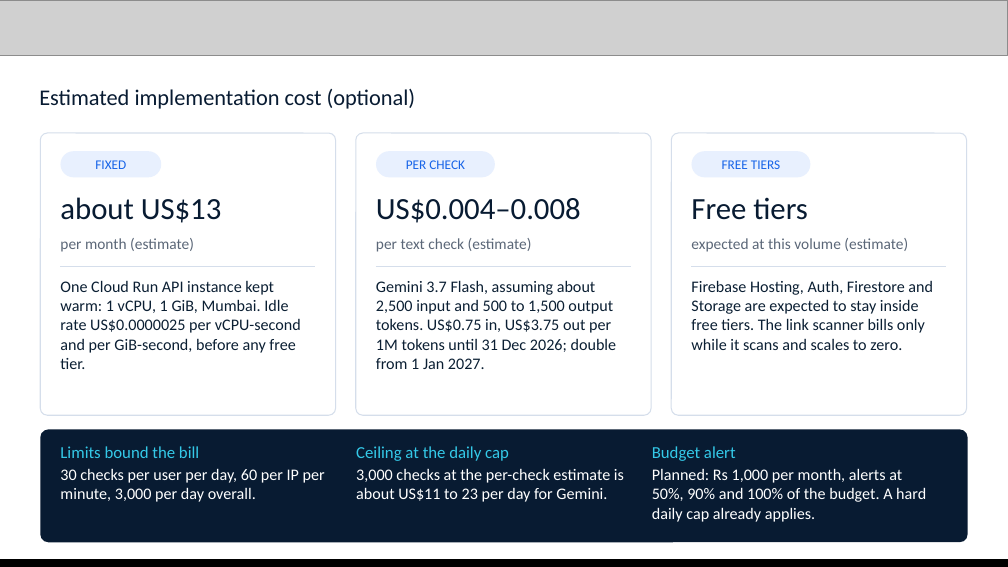
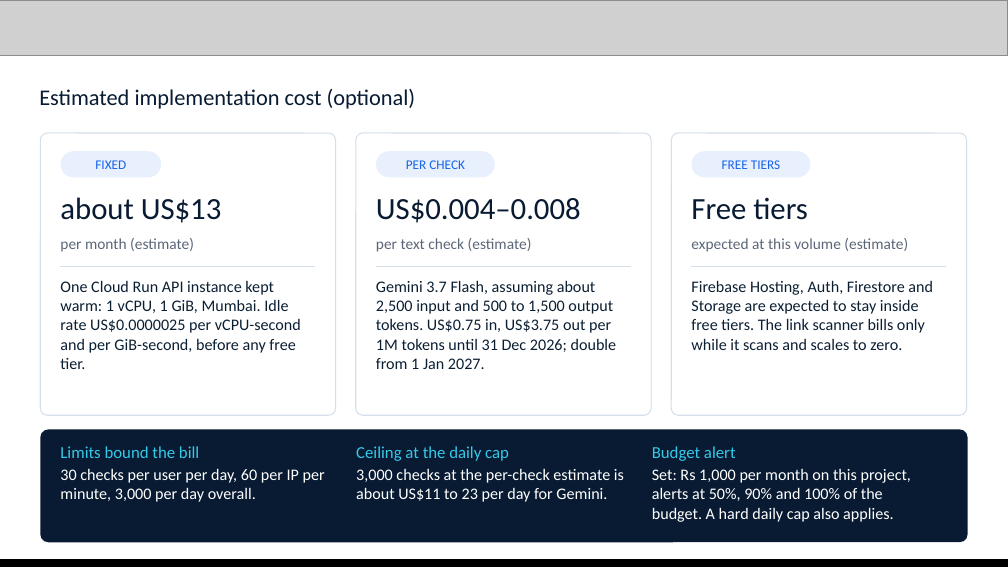
Before and after one commit to Namans12/scam-shield, a slide deck: slide 10 of docs/submission/Scam-Shield-deck.pptx. Drawn at 1008x567 pixels with LibreOffice and Linux fonts; fonts in the diff are those of the drawing; grey boxes stand for pictures. Boxes give left, top, right and bottom in pixels: in the first picture for what was removed or moved away, otherwise in the second. Text is boxed around its words. In the diff, an @@ line names an element or a change of style, - is before the commit and + after.

```diff
--- a/docs/submission/Scam-Shield-deck.pptx
+++ b/docs/submission/Scam-Shield-deck.pptx
@@ text at (652, 469, 911, 522): text changed @@
-Planned: Rs 1,000 per month, alerts at 50%, 90% and 100% of the budget. A hard daily cap already applies.
+Set: Rs 1,000 per month on this project, alerts at 50%, 90% and 100% of the budget. A hard daily cap also applies.
```
Also in this commit, not shown: 3 other files.
